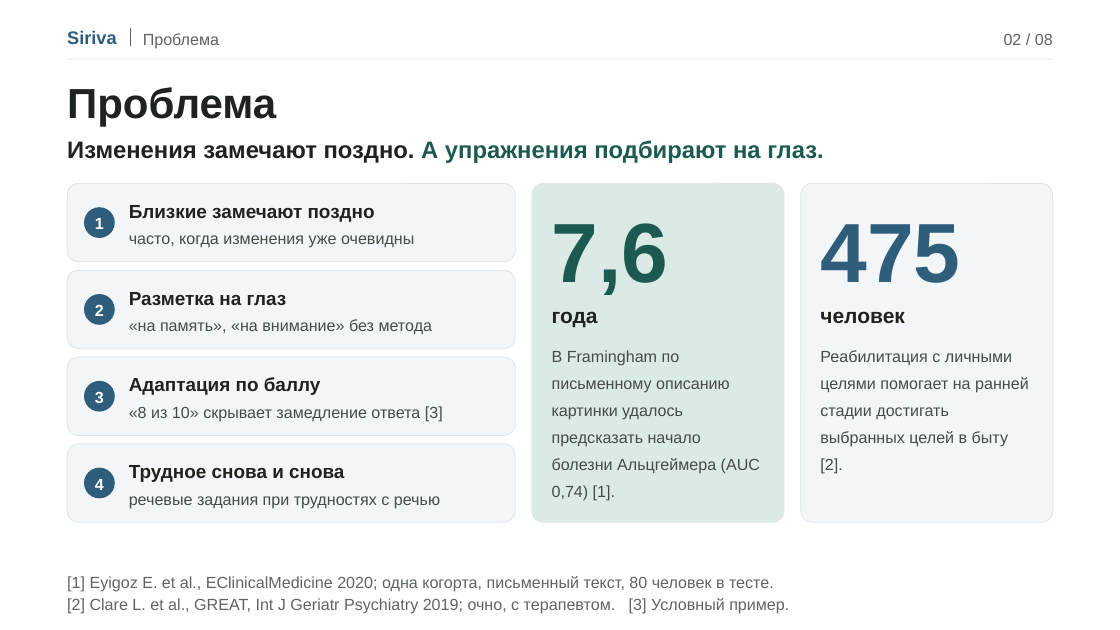
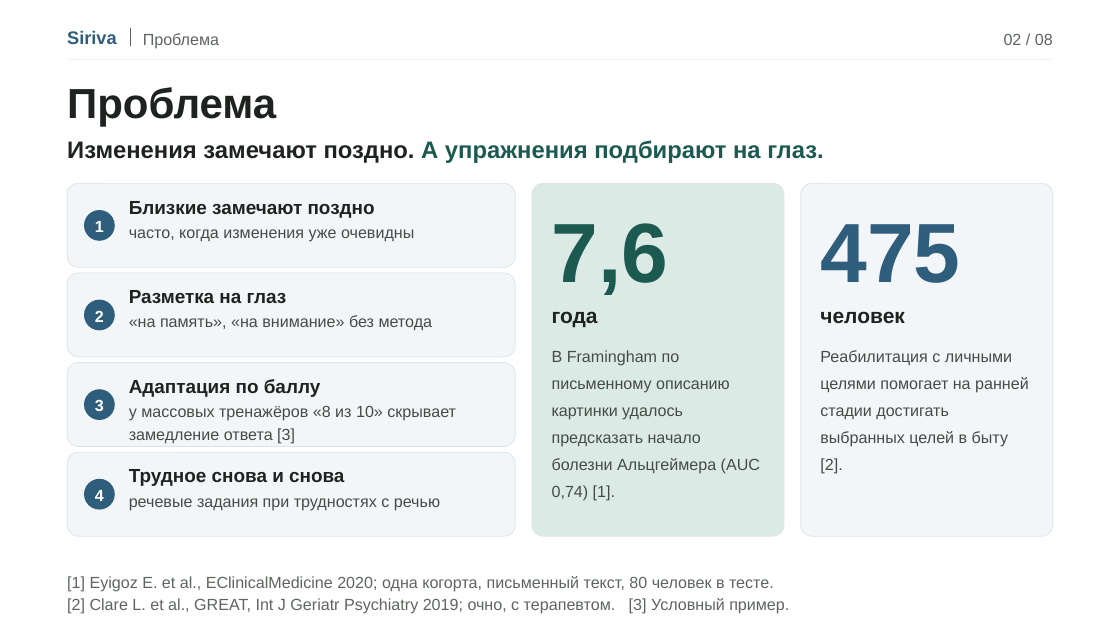
Before and after one commit to shadix23/siriva, a slide deck: slide 2 of pitch/Siriva-pitch.pptx. Drawn at 1120x630 pixels with LibreOffice and Linux fonts; fonts in the diff are those of the drawing. Boxes give left, top, right and bottom in pixels: in the first picture for what was removed or moved away, otherwise in the second. Text is boxed around its words. In the diff, an @@ line names an element or a change of style, - is before the commit and + after.

Commit message:
Pitch: slide 2 wording, Q&A on competitors

```diff
--- a/pitch/Siriva-pitch.pptx
+++ b/pitch/Siriva-pitch.pptx
@@ rounded rectangle: place and size @@
-rounded rectangle at (67, 183, 515, 261)
+rounded rectangle at (67, 183, 515, 267)
@@ text "Близкие замечают поздно": place and size @@
-text "Близкие замечают поздно" at (129, 205, 375, 222)
+text "Близкие замечают поздно" at (129, 201, 375, 218)
@@ rounded rectangle: place and size @@
-rounded rectangle at (532, 183, 784, 522)
+rounded rectangle at (532, 183, 784, 536)
@@ rounded rectangle: place and size @@
-rounded rectangle at (801, 183, 1053, 522)
+rounded rectangle at (801, 183, 1053, 536)
@@ rounded rectangle: place and size @@
-rounded rectangle at (67, 271, 515, 349)
+rounded rectangle at (67, 273, 515, 357)
@@ 2 texts, 1 rounded rectangle: place and size @@
-2 texts, 1 rounded rectangle at (84, 294, 344, 482)
+2 texts, 1 rounded rectangle at (84, 300, 344, 486)
@@ rounded rectangle: place and size @@
-rounded rectangle at (67, 357, 515, 435)
+rounded rectangle at (67, 363, 515, 447)
@@ text at (129, 406, 456, 444): text changed @@
-«8 из 10» скрывает замедление ответа [3]
+у массовых тренажёров «8 из 10» скрывает замедление ответа [3]
@@ proportions changed in 4 elements at (67, 183, 515, 267), (67, 273, 515, 357), (67, 363, 515, 447), (67, 452, 515, 536) @@
@@ rounded rectangle: place and size @@
-rounded rectangle at (67, 444, 515, 522)
+rounded rectangle at (67, 452, 515, 536)
@@ 2 texts, 2 rounded rectangles: place and size @@
-2 texts, 2 rounded rectangles at (84, 381, 115, 499)
+2 texts, 2 rounded rectangles at (84, 389, 115, 510)
@@ line spacing 1.25 to 1.2 in 3 elements at (129, 229, 414, 242), (129, 315, 433, 330), (129, 498, 440, 511) @@
```
Also in this commit, not shown: 5 other files.
